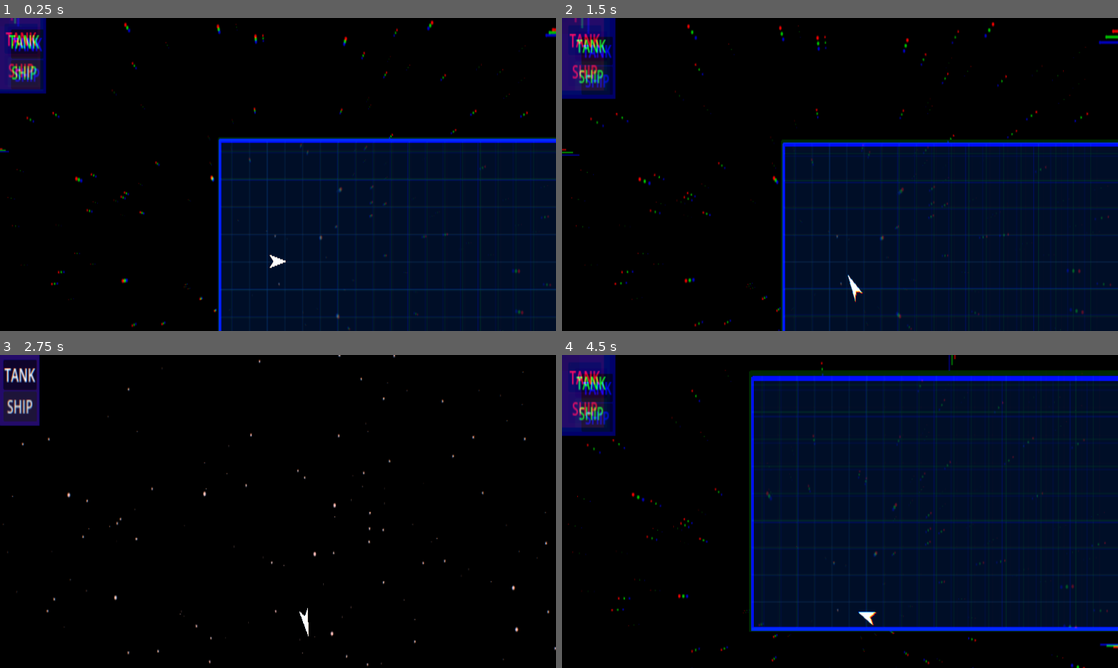
Above: before the commit, frames 1-4 (two rows, left to right).
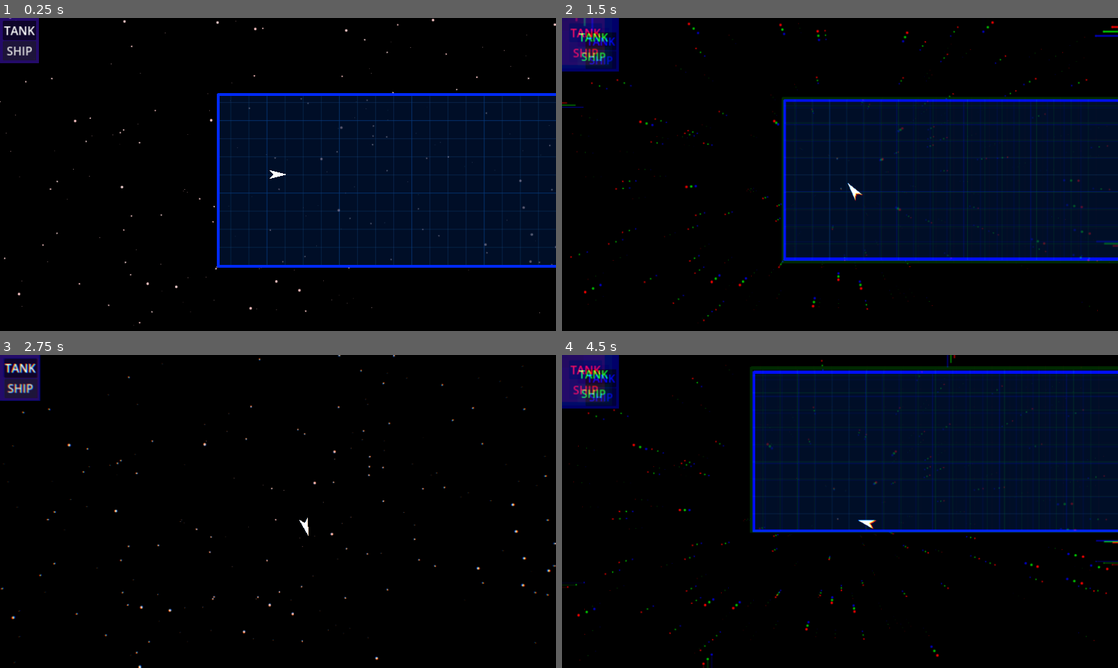
Above: after the commit, the same moments.

Repository: tripodsan/secrets-of-the-maze
Game: Godot game, scene res://scenes/main.tscn
The game is run twice, just before and just after one commit, with the same random seed, the same clock (stepped at 60 frames per second) and the same inputs.
Inputs:
- Up to frame 1 (0.25 s): no input
- Up to frame 2 (1.5 s): hold Right (right) 0.53-1.28 s; tap Tab (switch) at 0.6, 1.35 s; hold S (backwd) from 1.28 s (still down)
- Up to frame 3 (2.75 s): release S (backwd) at 2.03 s; hold Right (right) from 2.03 s (still down); tap Tab (switch) at 2.1 s
- Up to frame 4 (4.5 s): release Right (right) at 2.78 s; hold Up (fwd) 2.78-3.53 s; tap Tab (switch) at 2.85, 3.6, 4.35 s; hold Left (left) from 3.53 s (still down)

The runs differ from the first frame. In frame 1, 27% of the frame differs, in the area x 0-100%, y 0-100%; in frame 2, 28%; in frame 3, 2.0%; in frame 4, 29%.

Commit message:
move to own script, use signal and tween

Diff:
--- /dev/null
+++ b/scenes/chromatic_distortion.gd
@@ -0,0 +1,19 @@
+extends ColorRect
+
+var _chromatic_distortion := 0.0
+
+func _ready() -> void:
+  visible = false
+  size = get_viewport_rect().size
+  Global.layer_selected.connect(_on_layer_selected)
+
+func _on_layer_selected(layer:Global.Layer):
+  var tween := get_tree().create_tween().bind_node(self).set_trans(Tween.TRANS_CUBIC).set_ease(Tween.EASE_OUT)
+  tween.tween_method(_on_chroma_update, 2.5, 0.0, 1.0)
+
+func _on_chroma_update(distortion:float)->void:
+  if distortion == 0:
+    visible = false
+  else:
+    visible = true
+    material.set_shader_parameter("amount", distortion);
--- a/scenes/level.gd
+++ b/scenes/level.gd
@@ -4,17 +4,13 @@
 @onready var red: Node2D = $red
 
 var _layer := Global.Layer.Blue
-var _chromatic_distortion_material
-var _chromatic_distortion := 0.0
 
 # Called when the node enters the scene tree for the first time.
 func _ready() -> void:
   Global.layer_selected.connect(_on_layer_selected)
   _on_layer_selected(_layer)
-  _chromatic_distortion_material = get_node("/root/main/CanvasLayer/ChromaticDistortion").material
 
 func _on_layer_selected(layer:Global.Layer):
-  _chromatic_distortion = 3.0
   blue.visible = layer == Global.Layer.Blue
   blue.process_mode = Node.PROCESS_MODE_INHERIT if layer == Global.Layer.Blue else PROCESS_MODE_DISABLED
   red.visible = layer == Global.Layer.Red
@@ -24,6 +20,3 @@
 func _process(delta: float) -> void:
   if Input.is_action_just_pressed('switch'):
     Global.layer_selected.emit((_layer + 1)%2)
-  if _chromatic_distortion > 0.01:
-    _chromatic_distortion *= 0.9
-    _chromatic_distortion_material.set_shader_parameter("amount", _chromatic_distortion);
--- a/scenes/main.tscn
+++ b/scenes/main.tscn
@@ -8,6 +8,7 @@
 [ext_resource type="Texture2D" uid="uid://cbuius8gxtinx" path="res://assets/start_bg2.png" id="4_wbysk"]
 [ext_resource type="Texture2D" uid="uid://dvhjryb3vy68e" path="res://assets/start_bg0.png" id="5_hcqio"]
 [ext_resource type="Script" path="res://scenes/level.gd" id="5_ummob"]
+[ext_resource type="Script" path="res://scenes/chromatic_distortion.gd" id="6_h7jlh"]
 [ext_resource type="Shader" path="res://shaders/grid.gdshader" id="7_u1pgc"]
 [ext_resource type="Shader" path="res://shaders/chromatic_distortion.gdshader" id="10_rael0"]
 
@@ -18,7 +19,7 @@
 
 [sub_resource type="ShaderMaterial" id="ShaderMaterial_r1g4g"]
 shader = ExtResource("10_rael0")
-shader_parameter/amount = 0.4
+shader_parameter/amount = 0.0
 
 [sub_resource type="ShaderMaterial" id="ShaderMaterial_fxd2r"]
 shader = ExtResource("7_u1pgc")
@@ -115,16 +116,16 @@
 "
 
 [node name="ChromaticDistortion" type="ColorRect" parent="CanvasLayer"]
+visible = false
 material = SubResource("ShaderMaterial_r1g4g")
-custom_minimum_size = Vector2(1920, 1680)
 anchors_preset = 15
 anchor_right = 1.0
 anchor_bottom = 1.0
-offset_bottom = 600.0
 grow_horizontal = 2
 grow_vertical = 2
 size_flags_horizontal = 3
 size_flags_vertical = 3
+script = ExtResource("6_h7jlh")
 
 [node name="world" type="Node2D" parent="."]
 
--- a/shaders/chromatic_distortion.gdshader
+++ b/shaders/chromatic_distortion.gdshader
@@ -4,14 +4,13 @@
 uniform float amount: hint_range(0.0, 5.0, 0.1);
 
 void fragment() {
-	vec2 center = UV.xy - vec2(0.5, 0.5);
-	vec2 dist_red = center * 0.01 * amount;
-	vec2 dist_green = center * 0.03 * amount;
-	vec2 dist_blue = center * 0.05 * amount;
+  vec2 center = UV.xy - vec2(0.5, 0.5);
+  vec2 dist_red = center * 0.01 * amount;
+  vec2 dist_green = center * 0.03 * amount;
+  vec2 dist_blue = center * 0.05 * amount;
 
-	float r = texture(SCREEN_TEXTURE, max(vec2(0.0, 0.0), min(vec2(1.0, 1.0), UV.xy + dist_red))).r;
-	float g = texture(SCREEN_TEXTURE, max(vec2(0.0, 0.0), min(vec2(1.0, 1.0), UV.xy + dist_green))).g;
-	float b = texture(SCREEN_TEXTURE, max(vec2(0.0, 0.0), min(vec2(1.0, 1.0), UV.xy + dist_blue))).b;
-	COLOR = vec4(r, g, b, 1.0);
-	// Called for every pixel the material is visible on.
+  float r = texture(SCREEN_TEXTURE, max(vec2(0.0, 0.0), min(vec2(1.0, 1.0), UV.xy + dist_red))).r;
+  float g = texture(SCREEN_TEXTURE, max(vec2(0.0, 0.0), min(vec2(1.0, 1.0), UV.xy + dist_green))).g;
+  float b = texture(SCREEN_TEXTURE, max(vec2(0.0, 0.0), min(vec2(1.0, 1.0), UV.xy + dist_blue))).b;
+  COLOR = vec4(r, g, b, 1.0);
 }
Not shown: 1 places in scenes/main.tscn that only renumber resources
